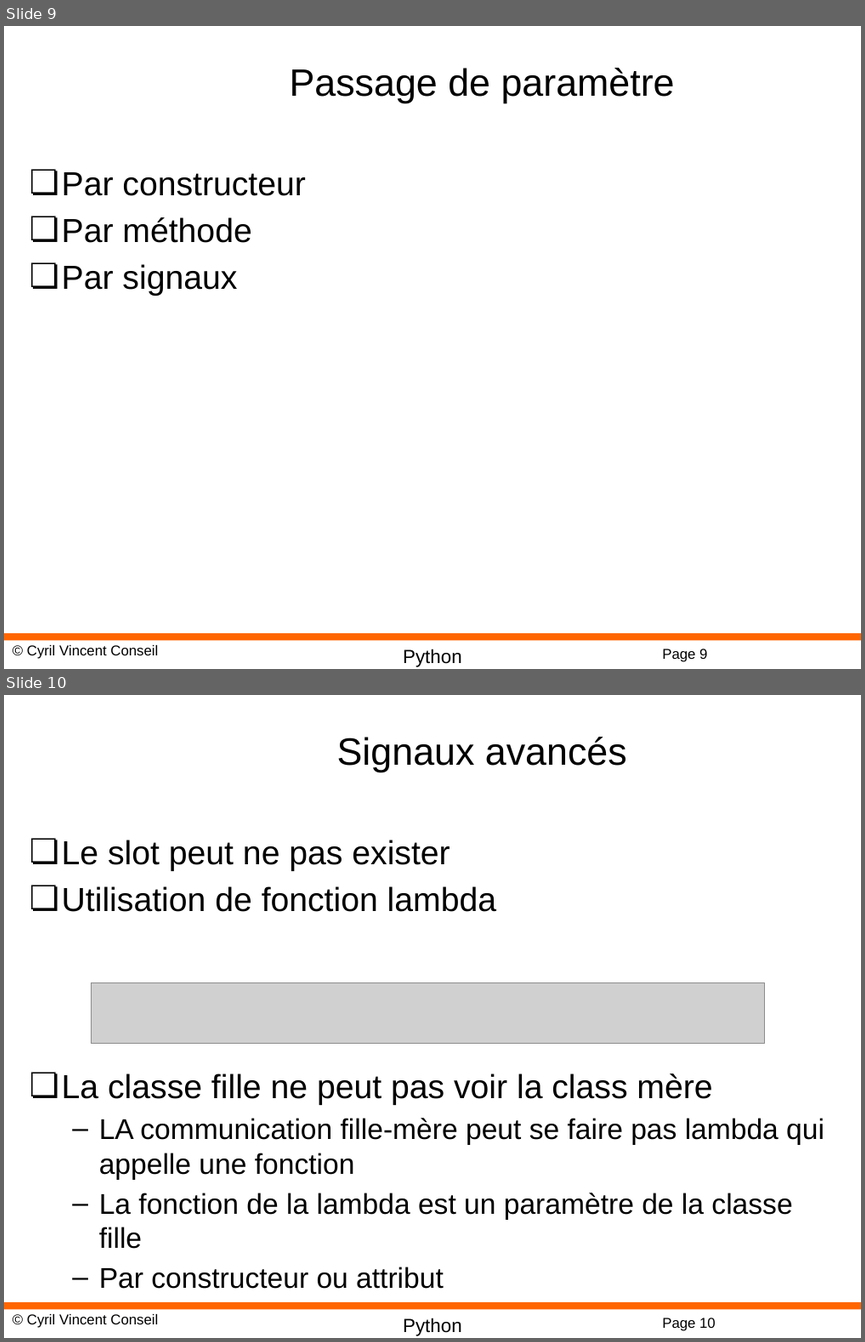
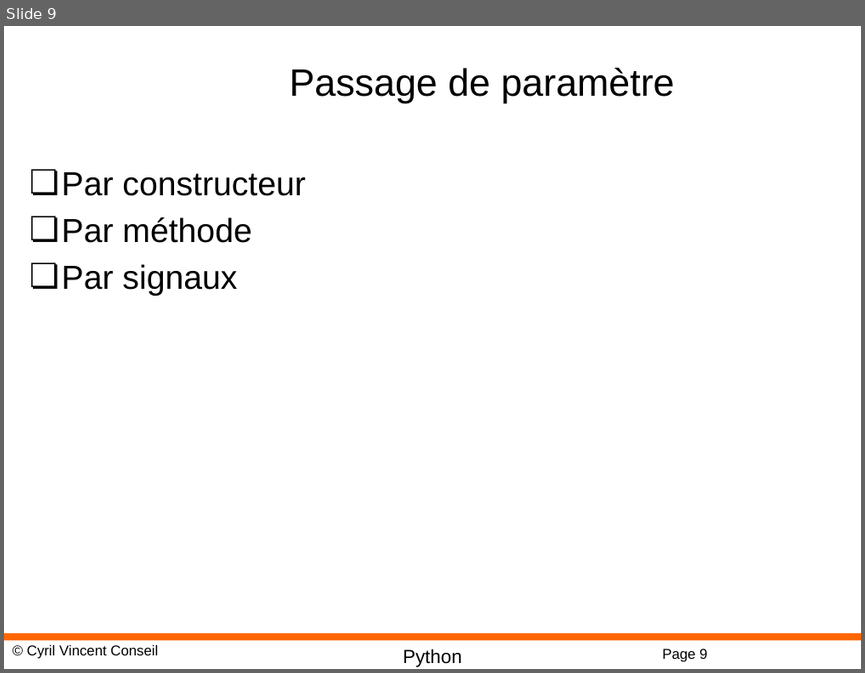
Before and after one commit to cyrilvincent/python-advanced, a slide deck: PPT/PyQt07-Dialog.pptx. Shown one above the other, each under a label of ours: slides 9 and 10 before the commit, slide 9 after it. The pictures are 865x1342 and 865x673 pixels, drawn with LibreOffice and Linux fonts; fonts in the diff are those of the drawing; grey boxes stand for pictures; background and template pictures are left out. Boxes give left, top, right and bottom in pixels: in the first picture for what was removed or moved away, otherwise in the second. Text is boxed around its words. In the diff, an @@ line names an element or a change of style, - is before the commit and + after.

```diff
--- a/PPT/PyQt07-Dialog.pptx
+++ b/PPT/PyQt07-Dialog.pptx
@@ slide 10 removed at [4,695,861,1338], background #FFFFFF; not listed: 4 template elements that a slide beside it also shows @@
@@ title removed at [337,737,627,772] @@
-Signaux avancés
@@ text removed at [62,839,824,1288] @@
-❏ Le slot peut ne pas exister
-❏ Utilisation de fonction lambda
-❏ La classe fille ne peut pas voir la class mère
-  – LA communication fille-mère peut se faire pas lambda qui appelle une fonction
-  – La fonction de la lambda est un paramètre de la classe fille
-  – Par constructeur ou attribut
@@ picture removed at [91,983,764,1043] @@
```
Also in this commit, not shown: 1 other file.
